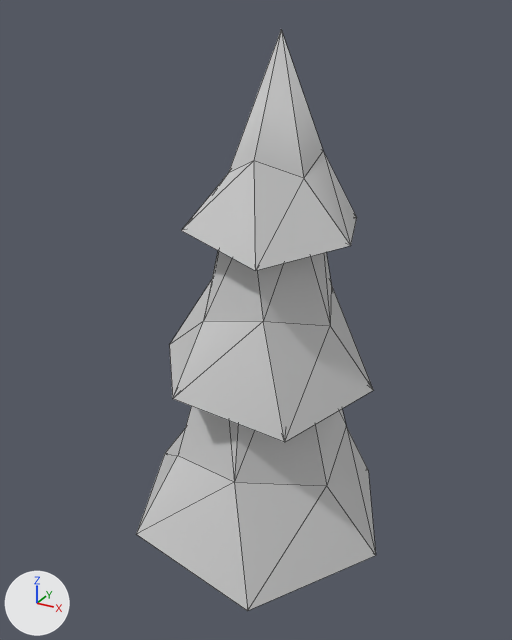
The COLLADA model SpacesheepStrike/SpacesheepStrike/art.scnassets/Trees/Tree10.dae, before and after one commit.
The view is the same before and after, from a 50 mm camera at (6.53, -11.92, 12.43) aimed at (-0.04, 0.03, 6.45). The axes (+X, +Y, +Z) are drawn at lower left. The lights are the same throughout. Mesh edges are drawn as thin lines. Where no turn or scale is listed for an object, it has been applied to the vertices.

In view in the first picture: 'SpruceTree1'.
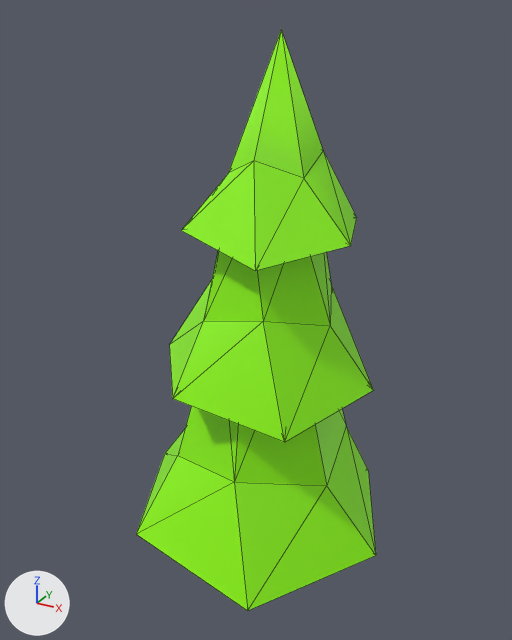
Edits to the bpy script that builds the scene:
```text
Change mat_sprucetreeleaf_001:
    mat_sprucetreeleaf_001.base_color: (0.604, 0.604, 0.604) -> (0.27, 0.954, 0.0)  # light grey #cccccc -> green #8efa00
```

Boxes (x1, y1, x2, y2) around the edits, measured in the pictures (512 x 640 px):
'SpruceTree1', recoloured (grey to green)
    both: (136, 30, 376, 611)
